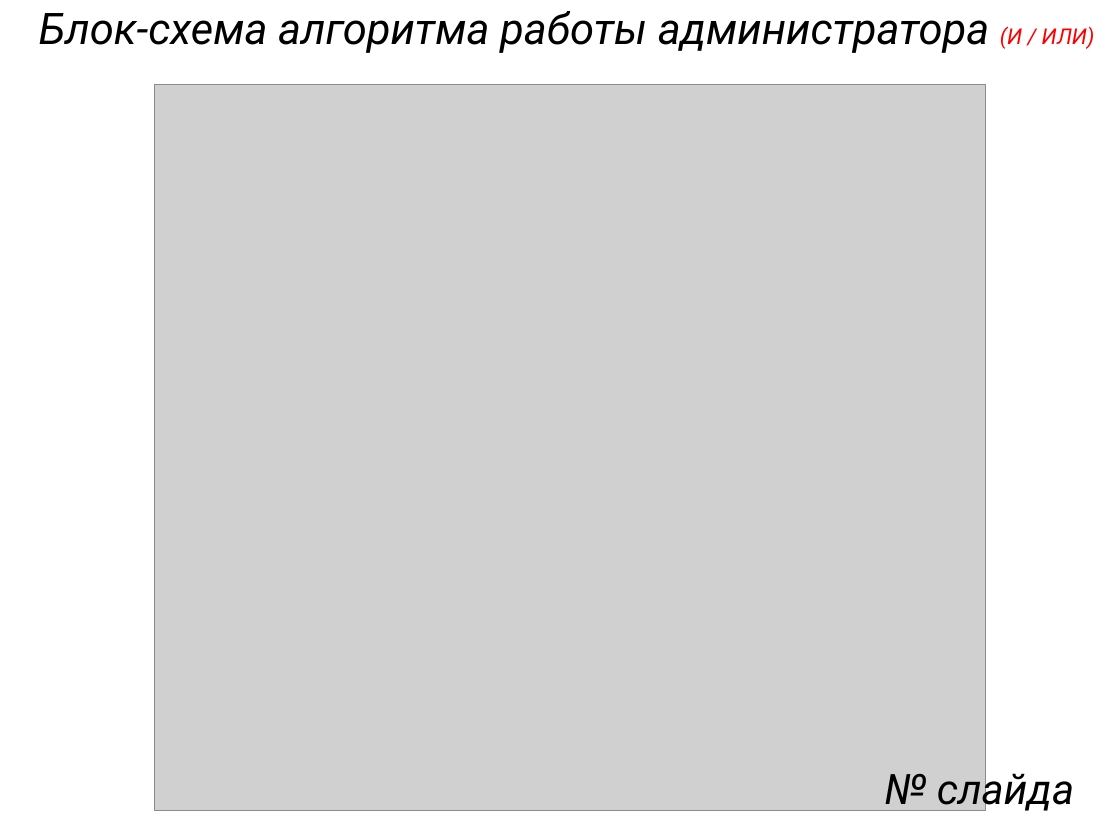
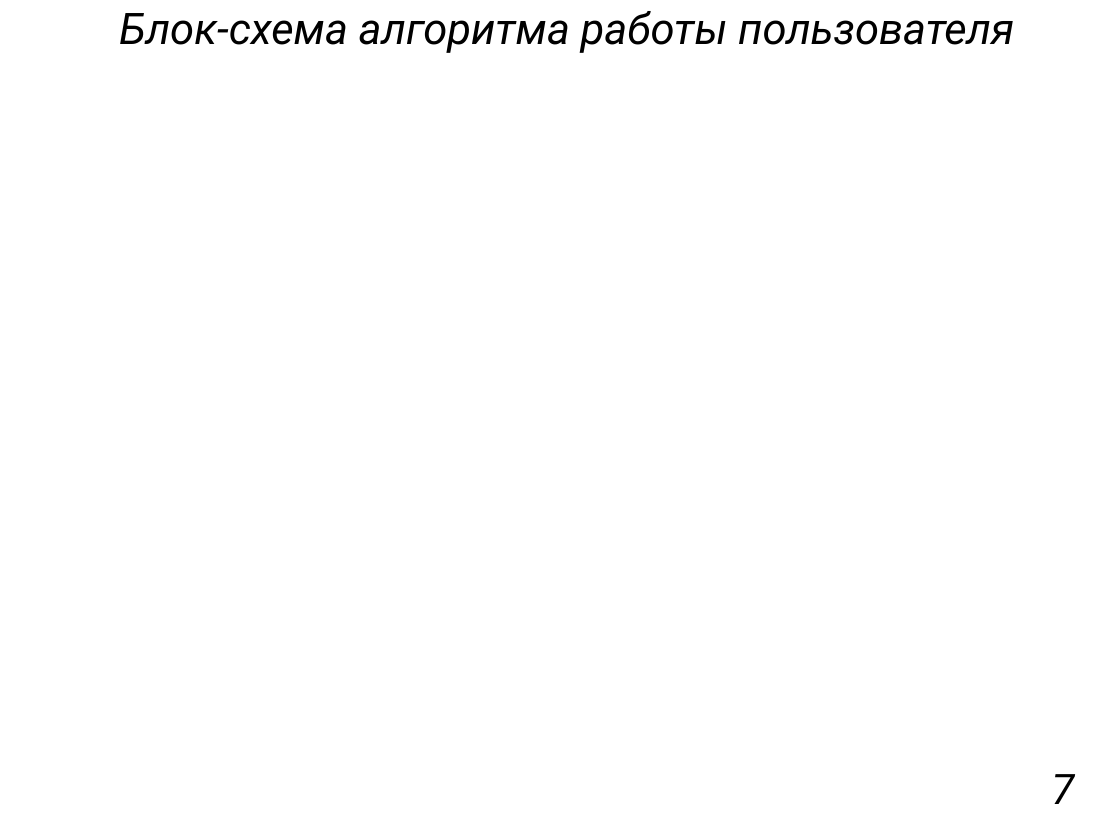
Before and after one commit to Vishota/diplom, a slide deck: slide 8 of презентация.pptx (slide 6 before the commit). Drawn at 1120x840 pixels with LibreOffice and Linux fonts; fonts in the diff are those of the drawing; grey boxes stand for pictures. Boxes give left, top, right and bottom in pixels: in the first picture for what was removed or moved away, otherwise in the second. Text is boxed around its words. In the diff, an @@ line names an element or a change of style, - is before the commit and + after.

```diff
--- a/презентация.pptx
+++ b/презентация.pptx
@@ text at (119, 11, 1014, 53): text changed @@
-Блок-схема алгоритма работы администратора (И / ИЛИ)
+Блок-схема алгоритма работы пользователя
@@ picture removed at (155, 85, 987, 811) @@
@@ text at (1051, 774, 1074, 804): text changed @@
-№ слайда
+7
```
Also in this commit, not shown: 5 other slides changed, 7 slides added, 11 slides removed, 6 other files.
